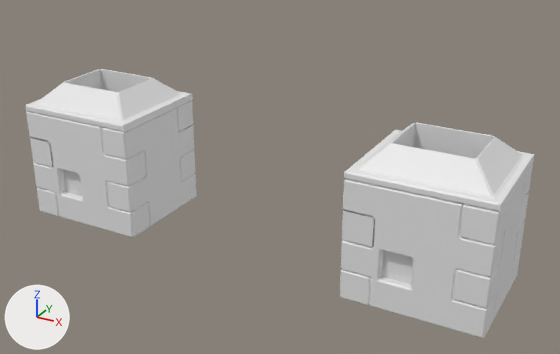
The Blender file towns/toyland/4642-4644.blend, before and after one commit.
One viewpoint serves both versions: a 50 mm camera at (-2.59, -8.32, 5.21) aimed at (-7.16, -0.01, 1.06). Arrows for +X, +Y and +Z are at lower left; the lights stay in place.
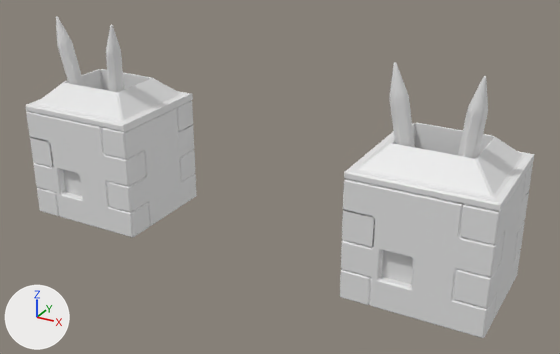
The change, as a list of edits to the scene's bpy script:
```text
Add mat_toyland_beige:
    mat_toyland_beige = bpy.data.materials.new('Toyland_Beige')
Add mat_toyland_yellow:
    mat_toyland_yellow = bpy.data.materials.new('Toyland_Yellow')
Add mat_toyland_black:
    mat_toyland_black = bpy.data.materials.new('Toyland_Black')
Add me_cylinder_009:
    me_cylinder_009.from_pydata(...)  # 428 vertices, 486 faces; spans x -1.0..1.0, y -22.3..0.4, z -0.9..0.9
    me_cylinder_009.polygons.foreach_set('use_smooth', [True] * 486)
    # faces by material slot: [108, 216, 162]
    me_cylinder_009.materials.append(mat_toyland_beige)
    me_cylinder_009.materials.append(mat_toyland_yellow)
    me_cylinder_009.materials.append(mat_toyland_black)
Add ob_cylinder_011:
    ob_cylinder_011 = bpy.data.objects.new('Cylinder.011', me_cylinder_009)
    ob_cylinder_011.location = (-10.128, -0.152, 0.4)
    ob_cylinder_011.rotation_euler = (4.712, -0.175, 0.436)  # degrees (270, -10, 25)
    ob_cylinder_011.scale = (0.115, 0.115, 0.115)
    _m = ob_cylinder_011.modifiers.new('EdgeSplit', 'EDGE_SPLIT')
Add ob_cylinder_000:
    ob_cylinder_000 = bpy.data.objects.new('Cylinder.000', me_cylinder_009)
    ob_cylinder_000.location = (-9.822, -0.082, 0.4)
    ob_cylinder_000.rotation_euler = (4.712, -0.175, -3.927)  # degrees (270, -10, -225)
    ob_cylinder_000.scale = (0.115, 0.115, 0.115)
    _m = ob_cylinder_000.modifiers.new('EdgeSplit', 'EDGE_SPLIT')
Add ob_cylinder_001:
    ob_cylinder_001 = bpy.data.objects.new('Cylinder.001', me_cylinder_009)
    ob_cylinder_001.location = (-4.822, -0.082, 0.4)
    ob_cylinder_001.rotation_euler = (4.712, -0.175, -3.927)  # degrees (270, -10, -225)
    ob_cylinder_001.scale = (0.115, 0.115, 0.115)
    _m = ob_cylinder_001.modifiers.new('EdgeSplit', 'EDGE_SPLIT')
Add ob_cylinder_002:
    ob_cylinder_002 = bpy.data.objects.new('Cylinder.002', me_cylinder_009)
    ob_cylinder_002.location = (-5.128, -0.152, 0.4)
    ob_cylinder_002.rotation_euler = (4.712, -0.175, 0.436)  # degrees (270, -10, 25)
    ob_cylinder_002.scale = (0.115, 0.115, 0.115)
    _m = ob_cylinder_002.modifiers.new('EdgeSplit', 'EDGE_SPLIT')
```

Boxes [x1, y1, x2, y2] around the edits, measured in the pictures (560 x 354 px):
'Cylinder.001', added: after [458, 76, 488, 158]
    faces in mat_toyland_yellow: [458, 104, 488, 158]
    faces in mat_toyland_beige: [468, 84, 488, 112]
'Cylinder.002', added: after [389, 62, 415, 147]
    faces in mat_toyland_yellow: [389, 90, 415, 147]
    faces in mat_toyland_beige: [390, 70, 407, 97]
'Cylinder.011', added: after [56, 16, 84, 86]
    faces in mat_toyland_yellow: [57, 39, 84, 86]
    faces in mat_toyland_beige: [56, 22, 71, 44]
'Cylinder.000', added: after [106, 25, 124, 92]
    faces in mat_toyland_yellow: [106, 49, 124, 92]
    faces in mat_toyland_beige: [106, 31, 120, 54]
